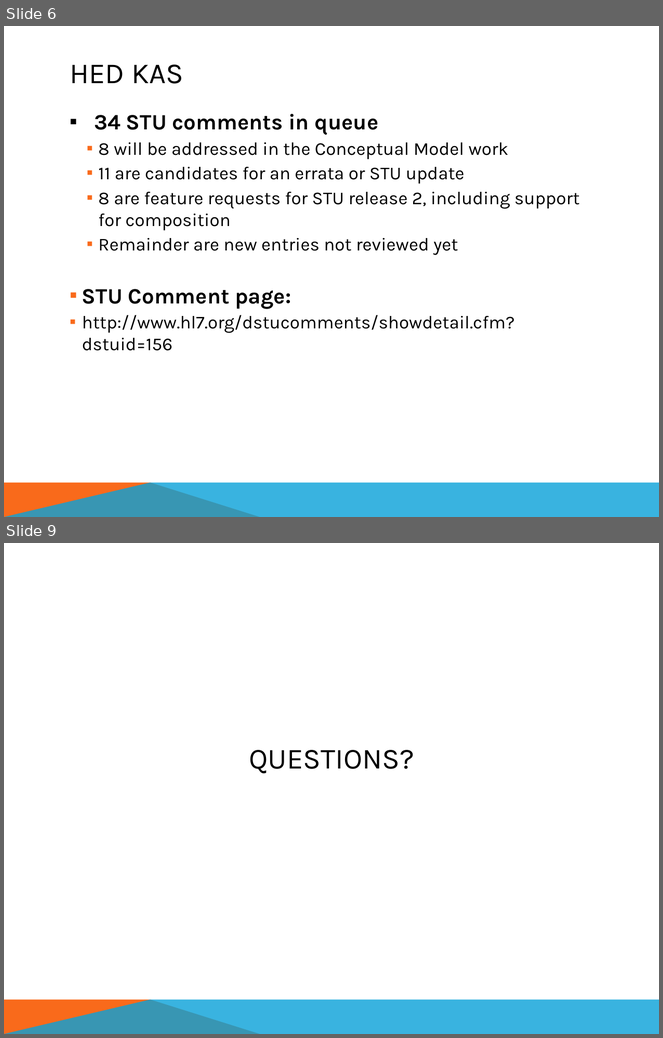
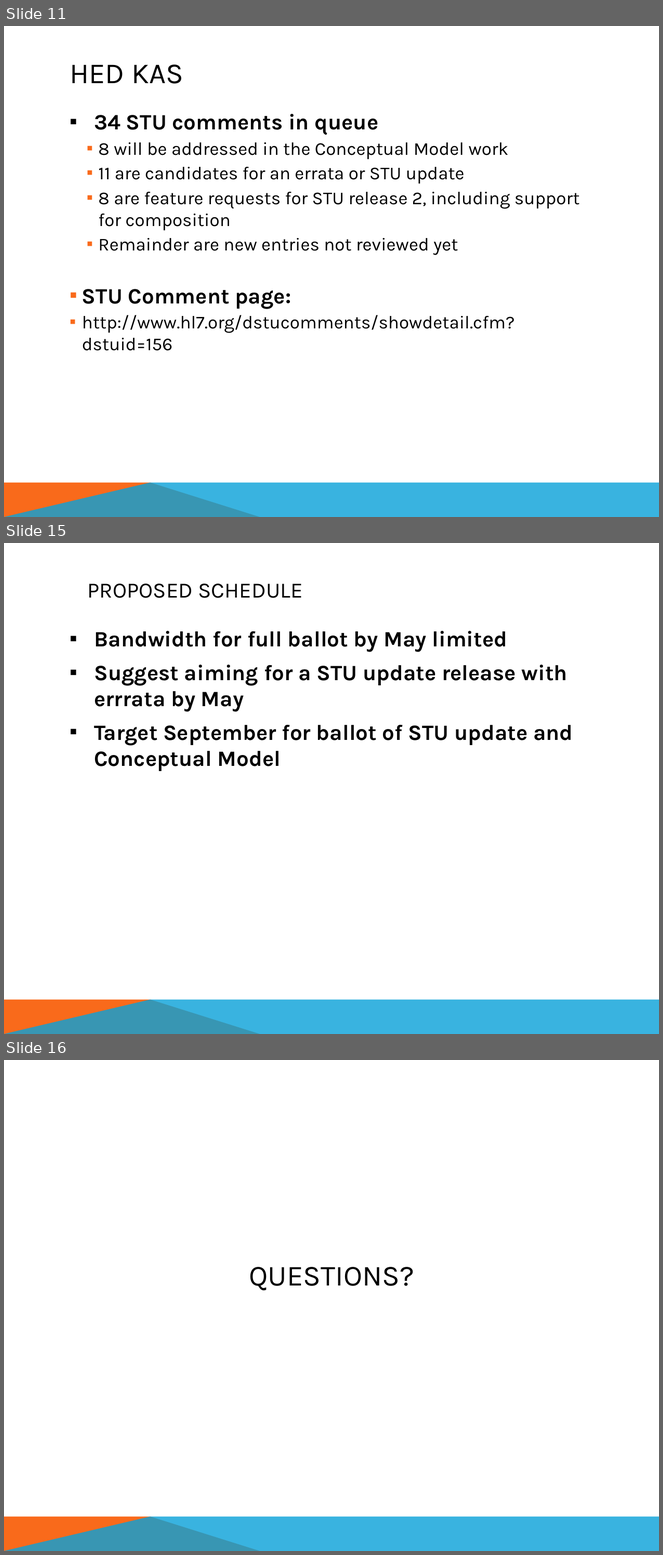
Before and after one commit to HL7/composite-knart, a slide deck: Documents/HL7_KNART_MSY_Jan2018.pptx. Shown one above the other, each under a label of ours: slides 6 and 9 before the commit, slides 11, 15 and 16 after it; the slides between them are not shown. The pictures are 663x1038 and 663x1555 pixels, drawn with LibreOffice and Linux fonts; fonts in the diff are those of the drawing. Boxes give left, top, right and bottom in pixels: in the first picture for what was removed or moved away, otherwise in the second. Text is boxed around its words. In the diff, an @@ line names an element or a change of style, - is before the commit and + after.

```diff
--- a/Documents/HL7_KNART_MSY_Jan2018.pptx
+++ b/Documents/HL7_KNART_MSY_Jan2018.pptx
@@ slide 15 added at (x1=4, y1=543, x2=659, y2=1034), background #FFFFFF; not listed: 2 template elements that a slide beside it also shows @@
@@ title added at (x1=88, y1=584, x2=303, y2=598), 24 pt, text #000000 @@
+PROPOSED SCHEDULE
@@ text added at (x1=94, y1=631, x2=573, y2=771), 24 pt, text #000000, bold @@
+▪ Bandwidth for full ballot by May limited
+▪ Suggest aiming for a STU update release with errrata by May
+▪ Target September for ballot of STU update and Conceptual Model
@@ what was slide 6 is now slide 11 @@
@@ what was slide 9 is now slide 16 @@
```
Also in this commit, not shown: 4 slides changed, 7 other slides added, 1 slide removed, 1 other file.
